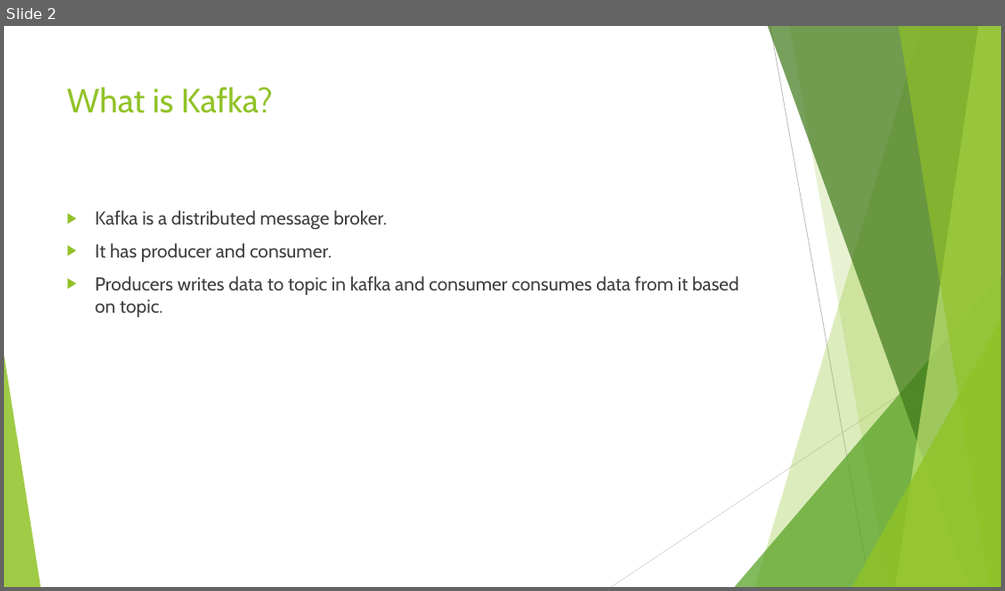
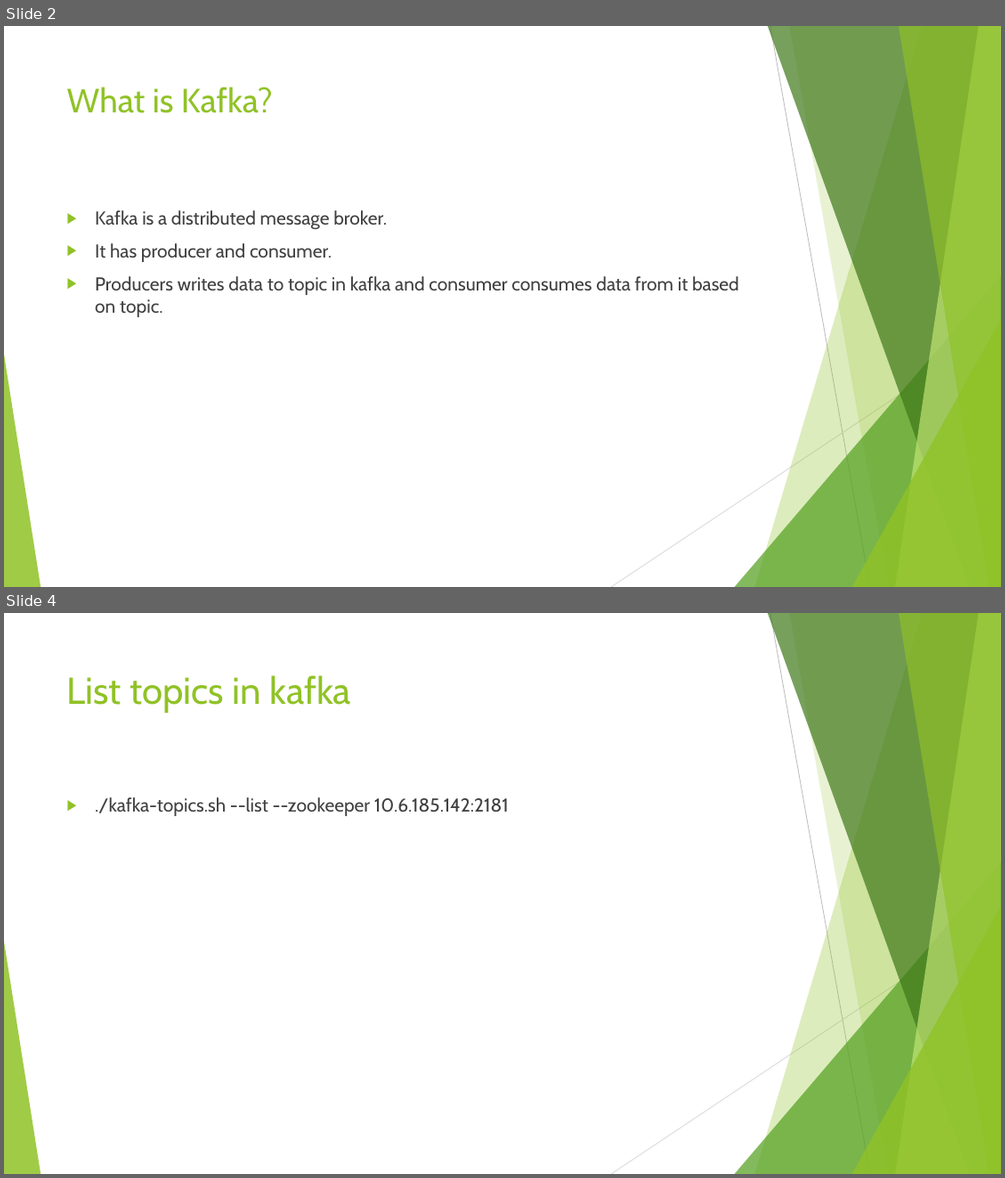
Before and after one commit to ketankk/BDppt, a slide deck: ppt/Kafka.pptx. Shown one above the other, each under a label of ours: slide 2 before the commit, slides 2 and 4 after it; the slides between them are not shown. The pictures are 1005x591 and 1005x1178 pixels, drawn with LibreOffice and Linux fonts; fonts in the diff are those of the drawing. Boxes give left, top, right and bottom in pixels: in the first picture for what was removed or moved away, otherwise in the second. Text is boxed around its words. In the diff, an @@ line names an element or a change of style, - is before the commit and + after.

Commit message:
kafka updated

```diff
--- a/ppt/Kafka.pptx
+++ b/ppt/Kafka.pptx
@@ slide 4 added at [4, 613, 1001, 1174], background #FFFFFF; not listed: 10 template elements that a slide beside it also shows @@
@@ title added at [67, 675, 351, 713], 36 pt, text #90C226 @@
+List topics in kafka
@@ text added at [95, 797, 509, 816], 18 pt, text #404040 @@
+▶ ./kafka-topics.sh --list --zookeeper 10.6.185.142:2181
```
Also in this commit, not shown: 15 other slides added, 2 other files.
